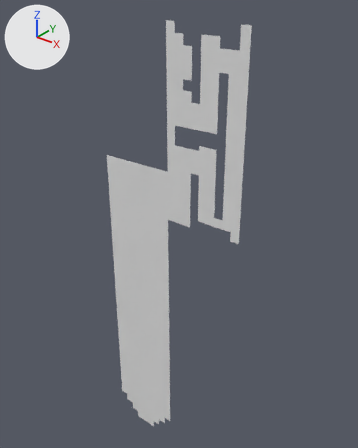
The OBJ model Assets/Tiled2Unity/Meshes/FPLevelRight.obj, before and after one commit.
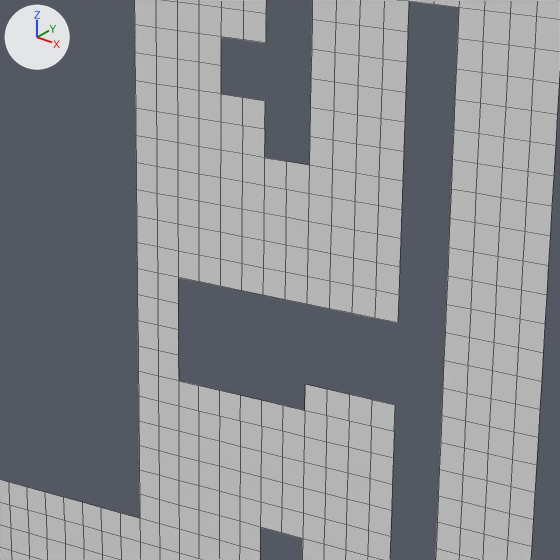
Each version appears first whole from a 50 mm camera at (2531.0, -4763.0, -445.0) aimed at (-1542.0, 329.0, -3602.0), and next in a close-up on the part from 39% to 69% of the width and 16% to 40% of the height. Arrows for +X, +Y and +Z are at upper left; the lights stay in place. The close-ups show mesh edges as thin lines. Where no turn or scale is listed for an object, it has been applied to the vertices.

Names of what the first close-up shows: 'FPLevelRight'.
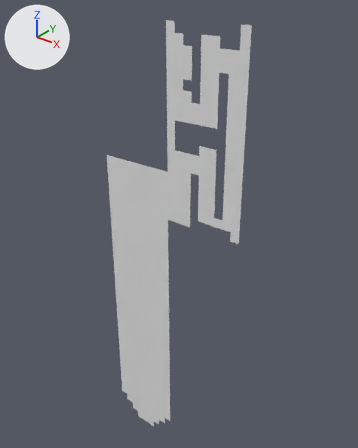
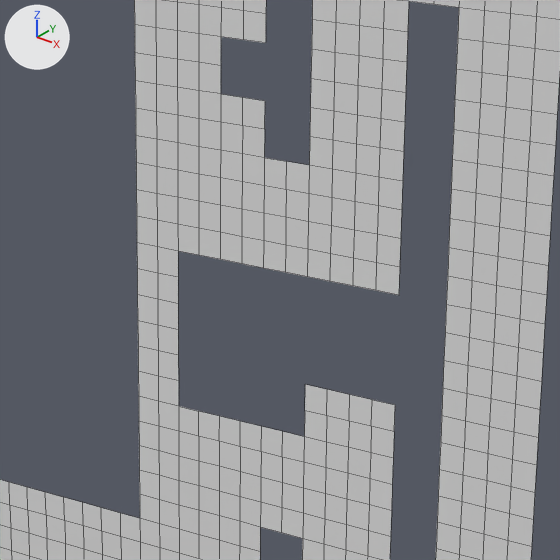
Pixel boxes [x1, y1, x2, y2] of what changed, in the close-ups (560 x 560 px):
part 1 of me_fplevelright, deleted: before [178, 251, 399, 436]

The change, as a diff of the scene's bpy script:
```diff
--- a/Assets/Tiled2Unity/Meshes/FPLevelRight.obj.py
+++ b/Assets/Tiled2Unity/Meshes/FPLevelRight.obj.py
@@ me_fplevelright @@
 # used by ob_fplevelright; location = (0.0, 0.0, 0.0)
-me_fplevelright.from_pydata(...)  # 2071 vertices, 1858 faces; spans x -2624.0..-320.0, y 0.0, z -7616.0..-832.0
+me_fplevelright.from_pydata(...)  # 2056 vertices, 1842 faces; spans x -2624.0..-320.0, y 0.0, z -7616.0..-832.0
+# me_fplevelright part 1
+# 15 vertices are removed from x -1280.0..-704.0, y 0.0, z -2304.0..-2048.0
+# 16 faces are deleted
```
